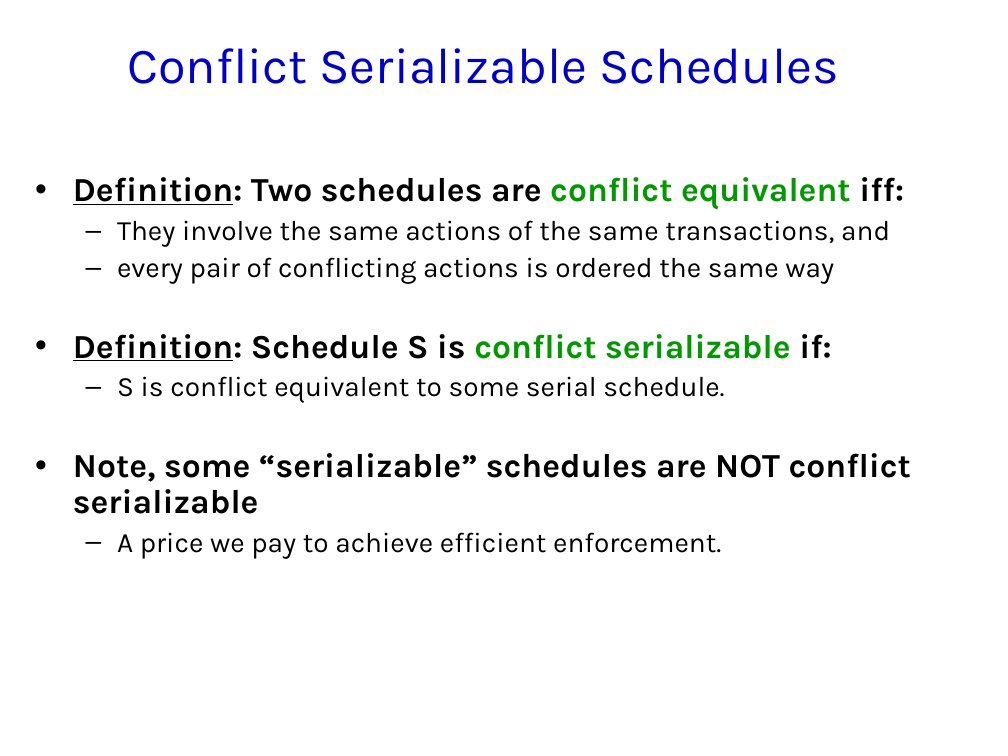
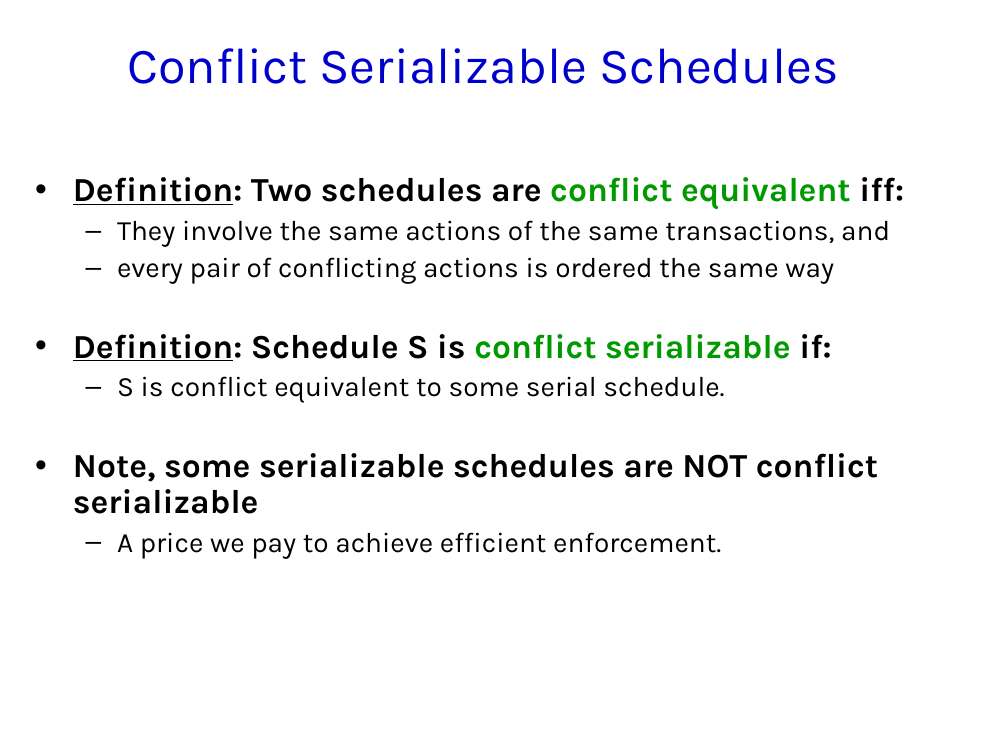
Before and after one commit to jhellerstein/cs186-09, a slide deck: slide 14 of lecs/18-xact-CC.ppt (slide 13 before the commit). Drawn at 1008x756 pixels with LibreOffice and Linux fonts; fonts in the diff are those of the drawing; background and template pictures are left out. Boxes give left, top, right and bottom in pixels: in the first picture for what was removed or moved away, otherwise in the second. Text is boxed around its words. In the diff, an @@ line names an element or a change of style, - is before the commit and + after.

```diff
--- a/lecs/18-xact-CC.ppt
+++ b/lecs/18-xact-CC.ppt
@@ text at (73,453,878,514): text changed @@
-• Note, some “serializable” schedules are NOT conflict serializable
+• Note, some serializable schedules are NOT conflict serializable
```
Also in this commit, not shown: 1 other slide changed, 1 slide added, 1 other file.
